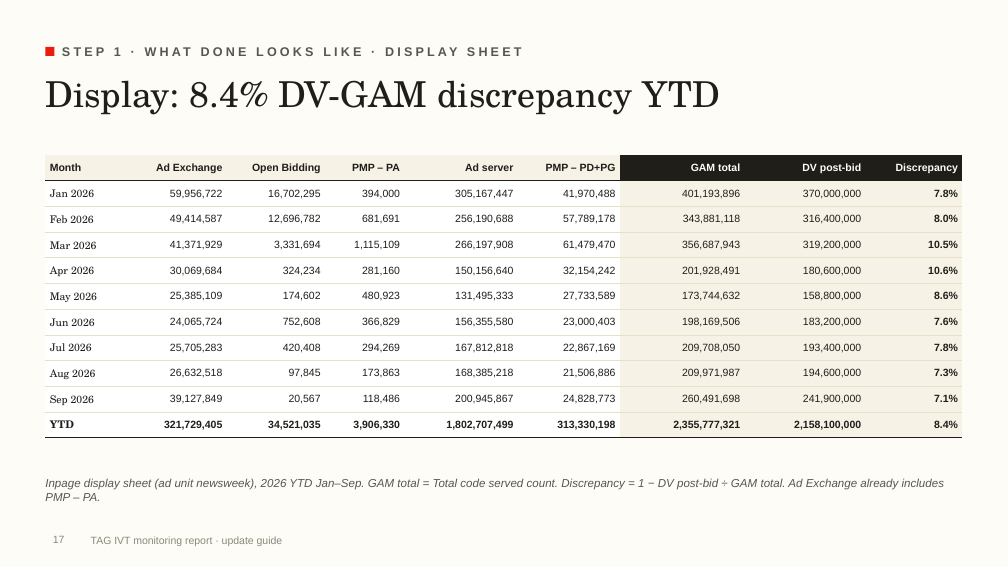
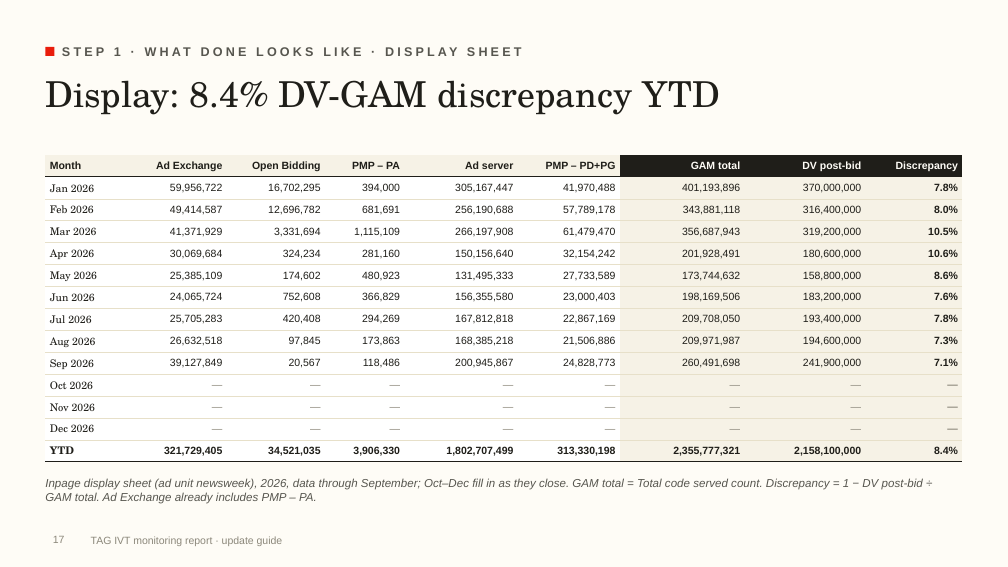
Before and after one commit to rogerhirano-nw/yield-dashboard, a slide deck: slide 17 of docs/TAG_IVT_Report_Update_Guide.pptx. Drawn at 1008x567 pixels with LibreOffice and Linux fonts; fonts in the diff are those of the drawing; background and template pictures are left out. Boxes give left, top, right and bottom in pixels: in the first picture for what was removed or moved away, otherwise in the second. Text is boxed around its words. In the diff, an @@ line names an element or a change of style, - is before the commit and + after.

```diff
--- a/docs/TAG_IVT_Report_Update_Guide.pptx
+++ b/docs/TAG_IVT_Report_Update_Guide.pptx
@@ table at <box>45,155,963,460</box> @@
+row 11: Oct 2026 | — | — | — | — | — | — | — | —
+row 12: Nov 2026 | — | — | — | — | — | — | — | —
+row 13: Dec 2026 | — | — | — | — | — | — | — | —
@@ text at <box>45,478,923,504</box>: text changed @@
-Inpage display sheet (ad unit newsweek), 2026 YTD Jan–Sep. GAM total = Total code served count. Discrepancy = 1 − DV post-bid ÷ GAM total. Ad Exchange already includes PMP – PA.
+Inpage display sheet (ad unit newsweek), 2026, data through September; Oct–Dec fill in as they close. GAM total = Total code served count. Discrepancy = 1 − DV post-bid ÷ GAM total. Ad Exchange already includes PMP – PA.
```
Also in this commit, not shown: 4 other slides changed, 1 other file.
